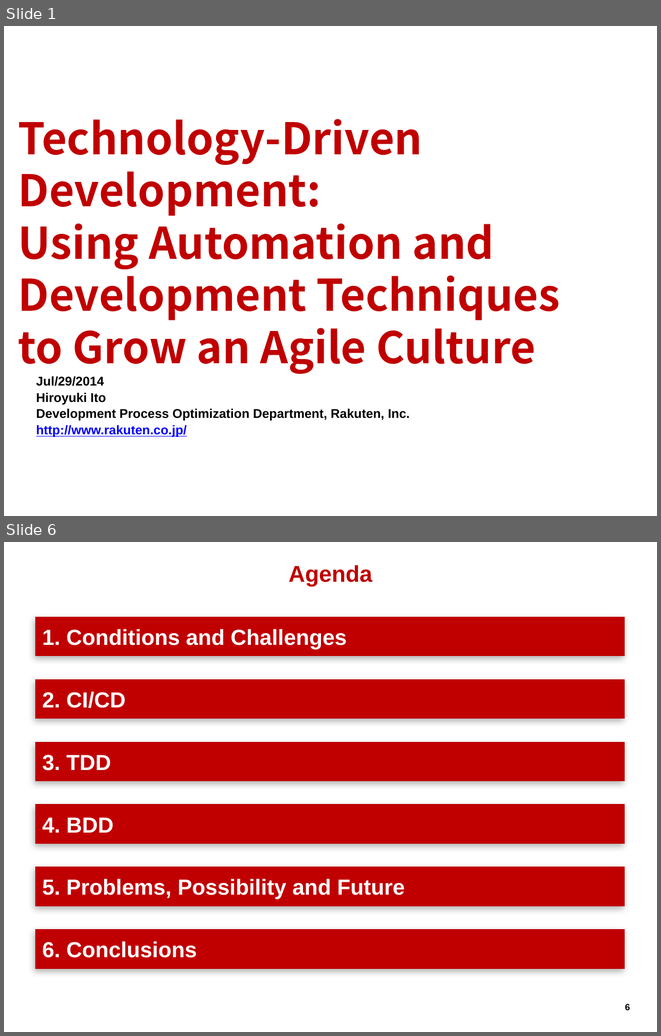
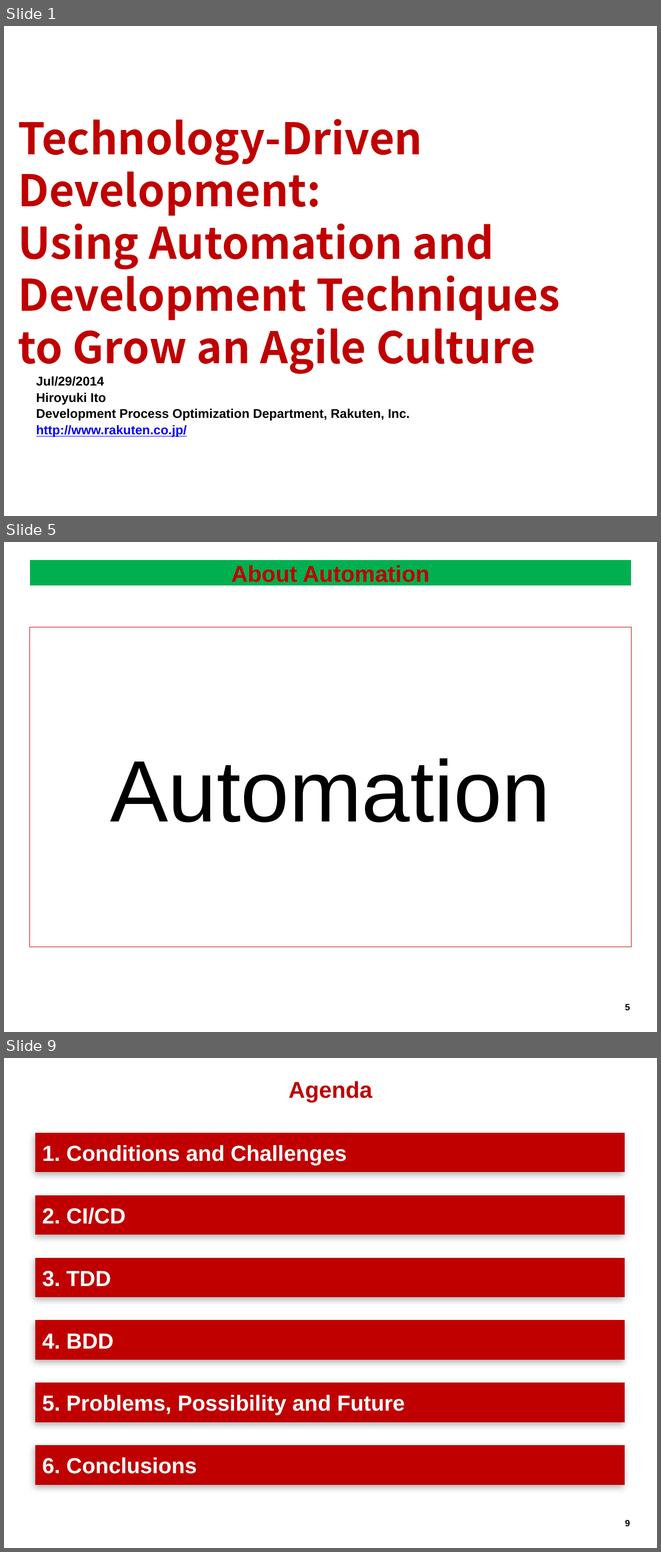
Before and after one commit to hageyahhoo/agile2014, a slide deck: presentations/TechnologyDrivenDevelopment.pptx. Shown one above the other, each under a label of ours: slides 1 and 6 before the commit, slides 1, 5 and 9 after it; the slides between them are not shown. The pictures are 661x1036 and 661x1552 pixels, drawn with LibreOffice and Linux fonts; fonts in the diff are those of the drawing; background and template pictures are left out. Boxes give left, top, right and bottom in pixels: in the first picture for what was removed or moved away, otherwise in the second. Text is boxed around its words. In the diff, an @@ line names an element or a change of style, - is before the commit and + after.

```diff
--- a/presentations/TechnologyDrivenDevelopment.pptx
+++ b/presentations/TechnologyDrivenDevelopment.pptx
@@ slide 5 added at (4,542,657,1032), background #FFFFFF; not listed: 1 template element that a slide beside it also shows @@
@@ title added at (29,560,631,586), fill #00B050, outline #FFFFFF 0.75 pt, 25.2 pt, text #BF0000, bold @@
+About Automation
@@ rectangle added at (29,627,631,946), outline #C00000 0.75 pt, 96 pt, text #000000 @@
+Automation
@@ what was slide 6 is now slide 9 @@
@@ page number at (625,1520,630,1526): text changed @@
-6
+9
```
Also in this commit, not shown: 4 slides changed, 2 other slides added.
